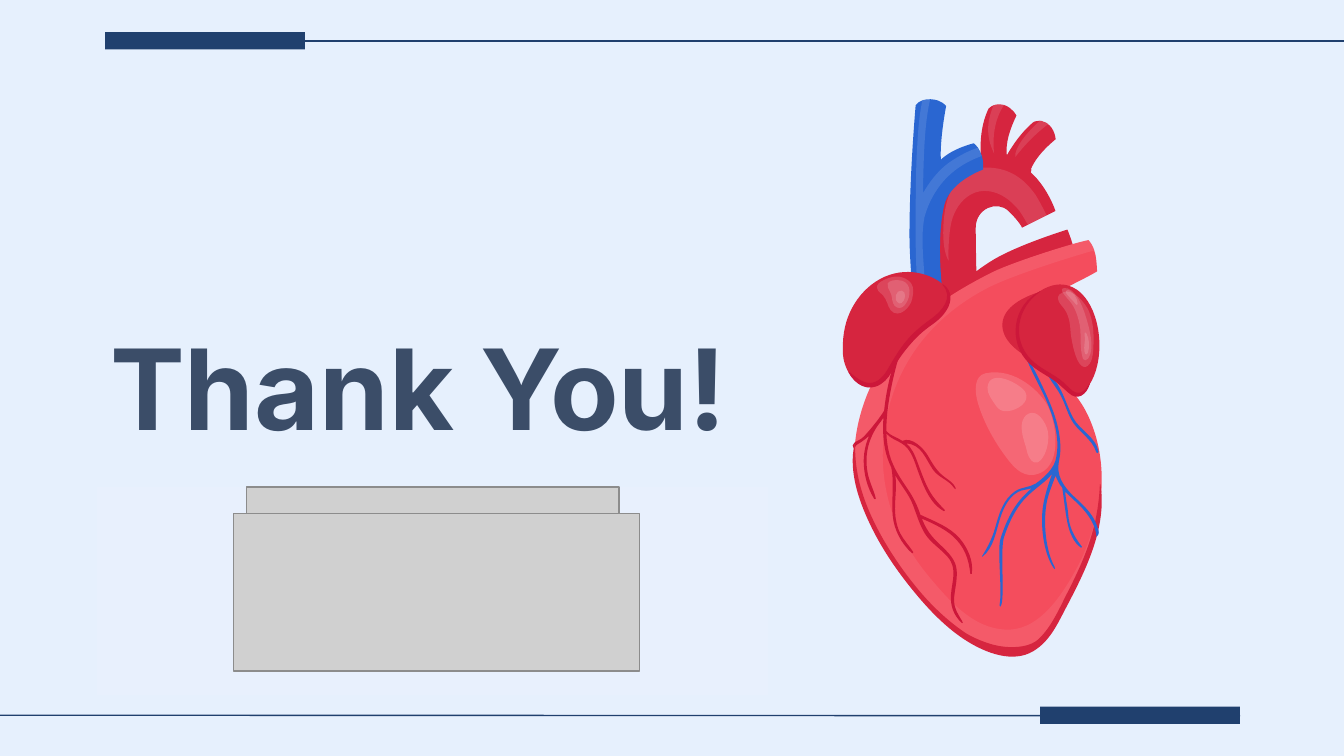
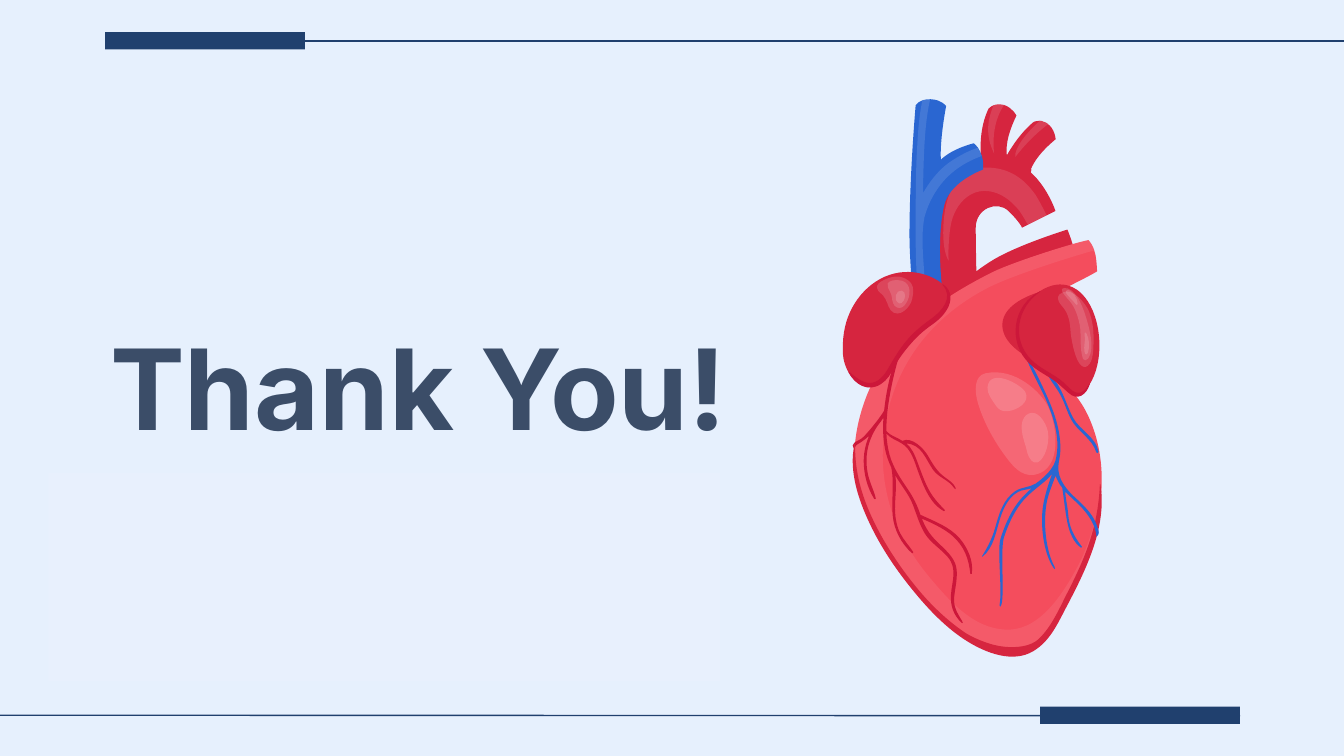
Before and after one commit to JacobYoutsey/BIS15W2025_group1, a slide deck: slide 7 of presentation/Bis015L Group 1 Project final.pptx. Drawn at 1344x756 pixels with LibreOffice and Linux fonts; fonts in the diff are those of the drawing; grey boxes stand for pictures. Boxes give left, top, right and bottom in pixels: in the first picture for what was removed or moved away, otherwise in the second. Text is boxed around its words. In the diff, an @@ line names an element or a change of style, - is before the commit and + after.

```diff
--- a/presentation/Bis015L Group 1 Project final.pptx
+++ b/presentation/Bis015L Group 1 Project final.pptx
@@ rectangle: place and size @@
-rectangle at <box>97,487,769,695</box>
+rectangle at <box>48,473,720,681</box>
@@ picture removed at <box>246,487,618,521</box> @@
@@ picture removed at <box>234,513,640,671</box> @@
```
Also in this commit, not shown: 3 other slides changed, 1 other file.
